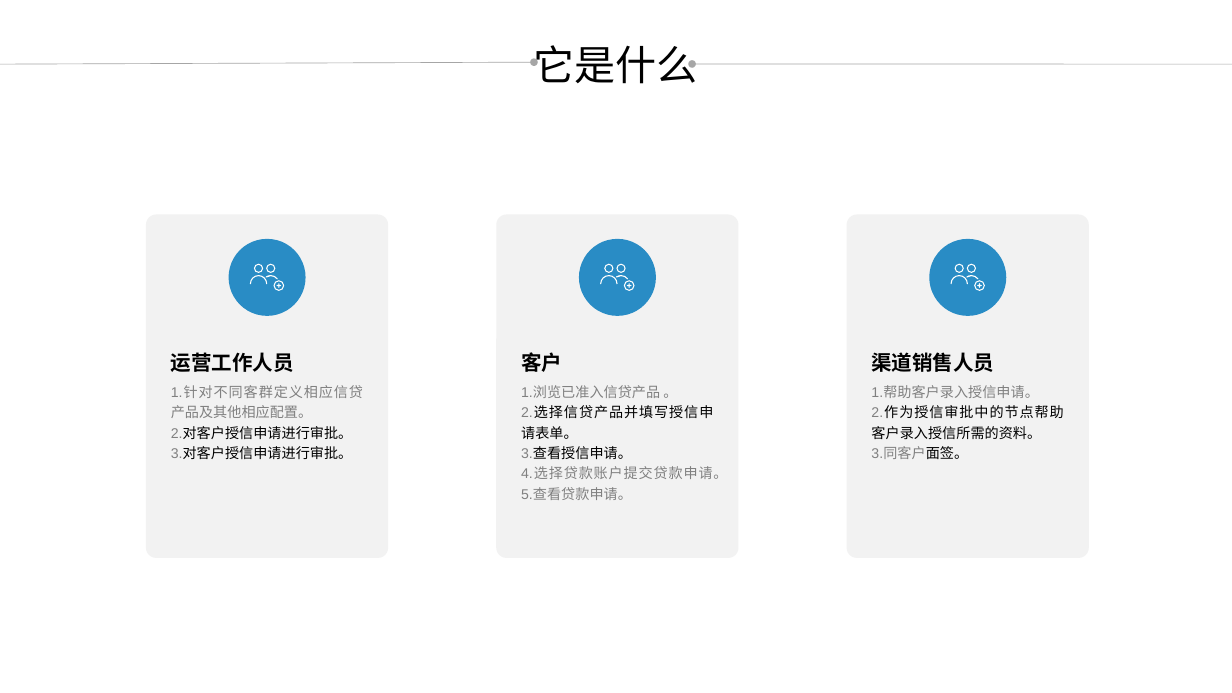
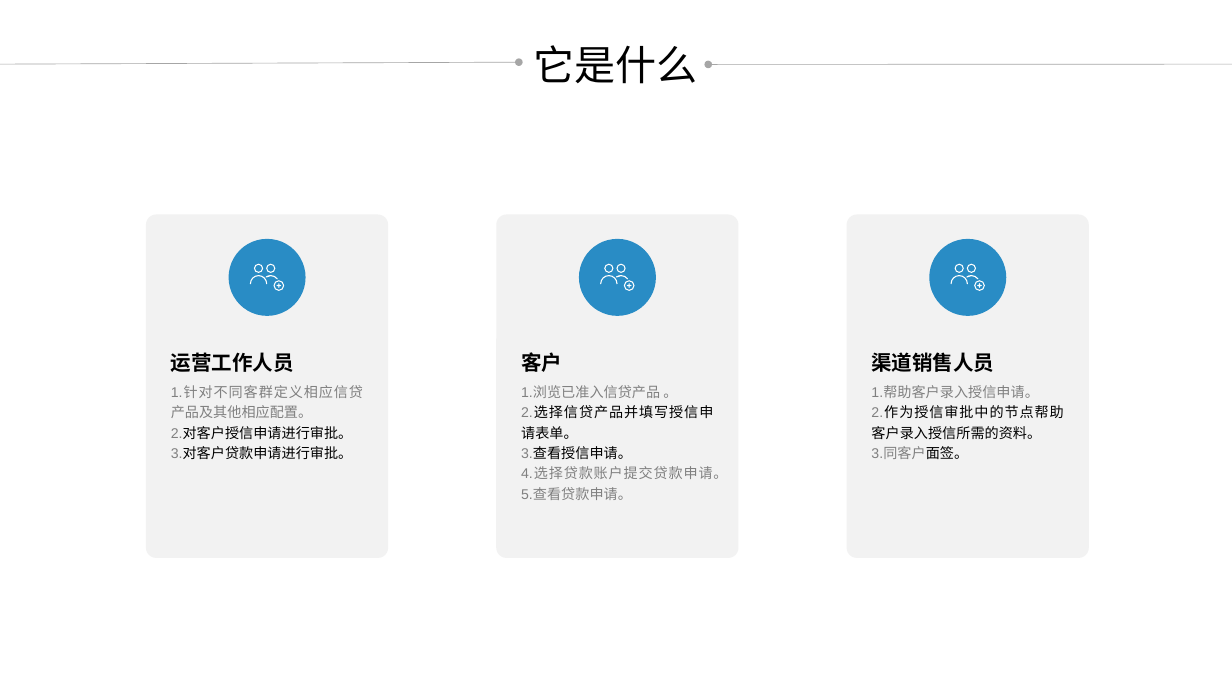
Before and after one commit to credit-loan-dev/credit-loan, a slide deck: slide 2 of design/doc/2018-09-20草稿.pptx. Drawn at 1232x693 pixels with LibreOffice and Linux fonts; fonts in the diff are those of the drawing. Boxes give left, top, right and bottom in pixels: in the first picture for what was removed or moved away, otherwise in the second. Text is boxed around its words. In the diff, an @@ line names an element or a change of style, - is before the commit and + after.

```diff
--- a/design/doc/2018-09-20草稿.pptx
+++ b/design/doc/2018-09-20草稿.pptx
@@ background #C7EDCC to #CAEACE @@
@@ arrow moved from (0, 64) - (534, 62) to (0, 64) - (519, 62) @@
@@ arrow (0, 64) - (519, 62): stroke #54C863 0.5 pt to #5DBF69 0.5 pt @@
@@ arrow moved from (692, 64) - (1232, 64) to (709, 65) - (1232, 64) @@
@@ arrow (709, 65) - (1232, 64): stroke #54C863 0.5 pt to #5DBF69 0.5 pt @@
@@ rounded rectangle at bbox=[146, 214, 388, 558]: fill #B7E8BD to #BAE4C0 @@
@@ text at bbox=[171, 447, 353, 459]: text changed @@
-3.对客户授信申请进行审批。
+3.对客户贷款申请进行审批。
```
Also in this commit, not shown: 6 other slides changed, 6 slides added, 18 slides removed, 4 other files.
